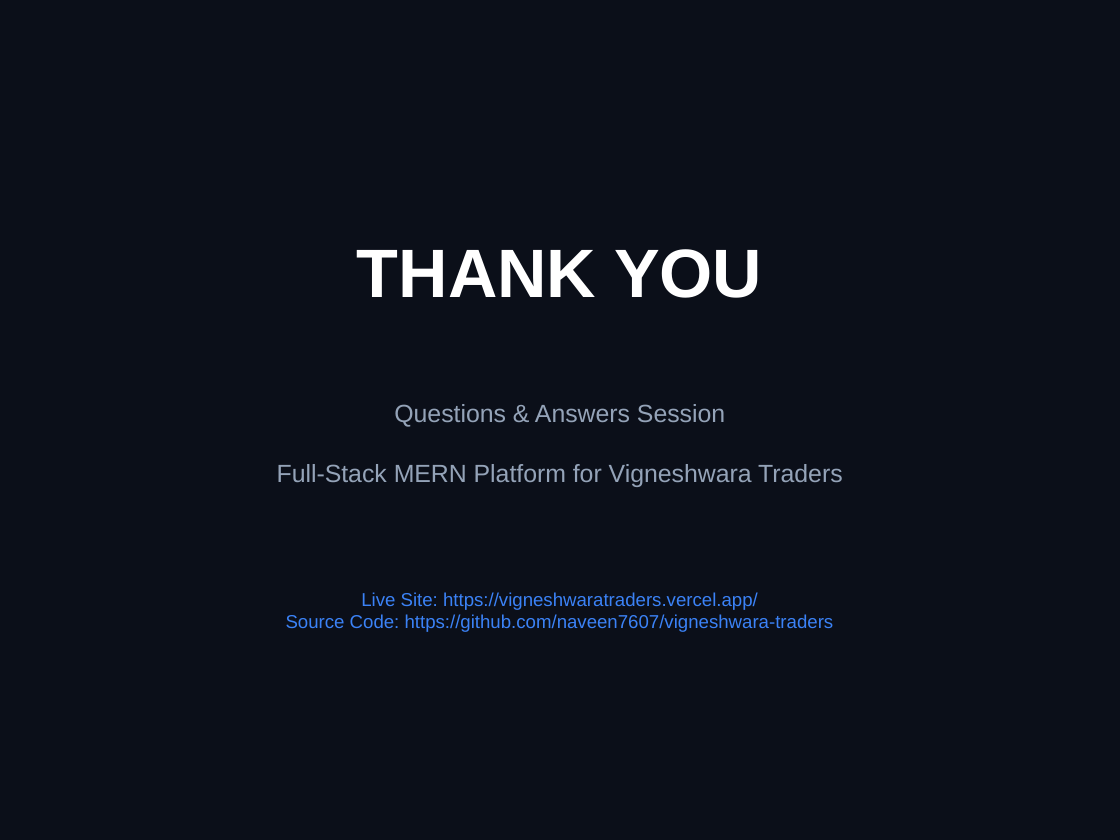
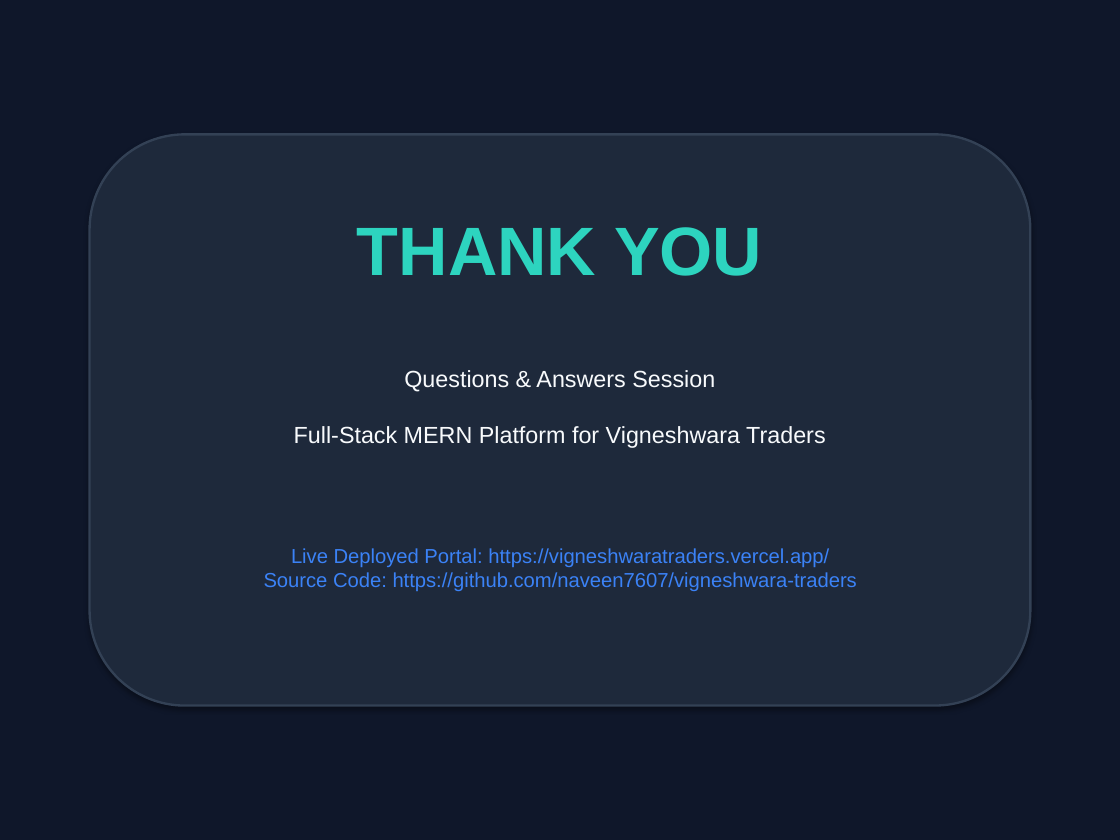
Before and after one commit to naveen7607/vigneshwara-traders, a slide deck: slide 16 of Final Presentation.pptx. Drawn at 1120x840 pixels with LibreOffice and Linux fonts; fonts in the diff are those of the drawing. Boxes give left, top, right and bottom in pixels: in the first picture for what was removed or moved away, otherwise in the second. Text is boxed around its words. In the diff, an @@ line names an element or a change of style, - is before the commit and + after.

Commit message:
docs: redesign Final Presentation with dark tech theme and multi-column layouts

```diff
--- a/Final Presentation.pptx
+++ b/Final Presentation.pptx
@@ background #0B0F19 to #0F172A @@
@@ rounded rectangle added at (x1=90, y1=134, x2=1030, y2=706), fill #1E293B, outline #334155 1.5 pt @@
@@ text "THANK YOU" moved from (x1=357, y1=249, x2=762, y2=298) to (x1=357, y1=227, x2=762, y2=276) @@
@@ text "THANK YOU" at (x1=357, y1=227, x2=762, y2=276): text colour #FFFFFF to #2DD4BF @@
@@ text "Questions & Answers Session Full-Stack ..." moved from (x1=277, y1=404, x2=843, y2=487) to (x1=294, y1=370, x2=825, y2=448) @@
@@ text "Questions & Answers Session Full-Stack ..." at (x1=294, y1=370, x2=825, y2=448): size 16 to 15 pt, text colour #94A3B8 to #F8FAFC @@
@@ text at (x1=264, y1=548, x2=857, y2=591): text changed; size 12 to 13 pt @@
-Live Site: https://vigneshwaratraders.vercel.app/
-Source Code: https://github.com/naveen7607/vigneshwara-traders
+Live Deployed Portal: https://vigneshwaratraders.vercel.app/
+Source Code: https://github.com/naveen7607/vigneshwara-traders
```
Also in this commit, not shown: 7 other slides changed, 8 slides added, 8 slides removed.
